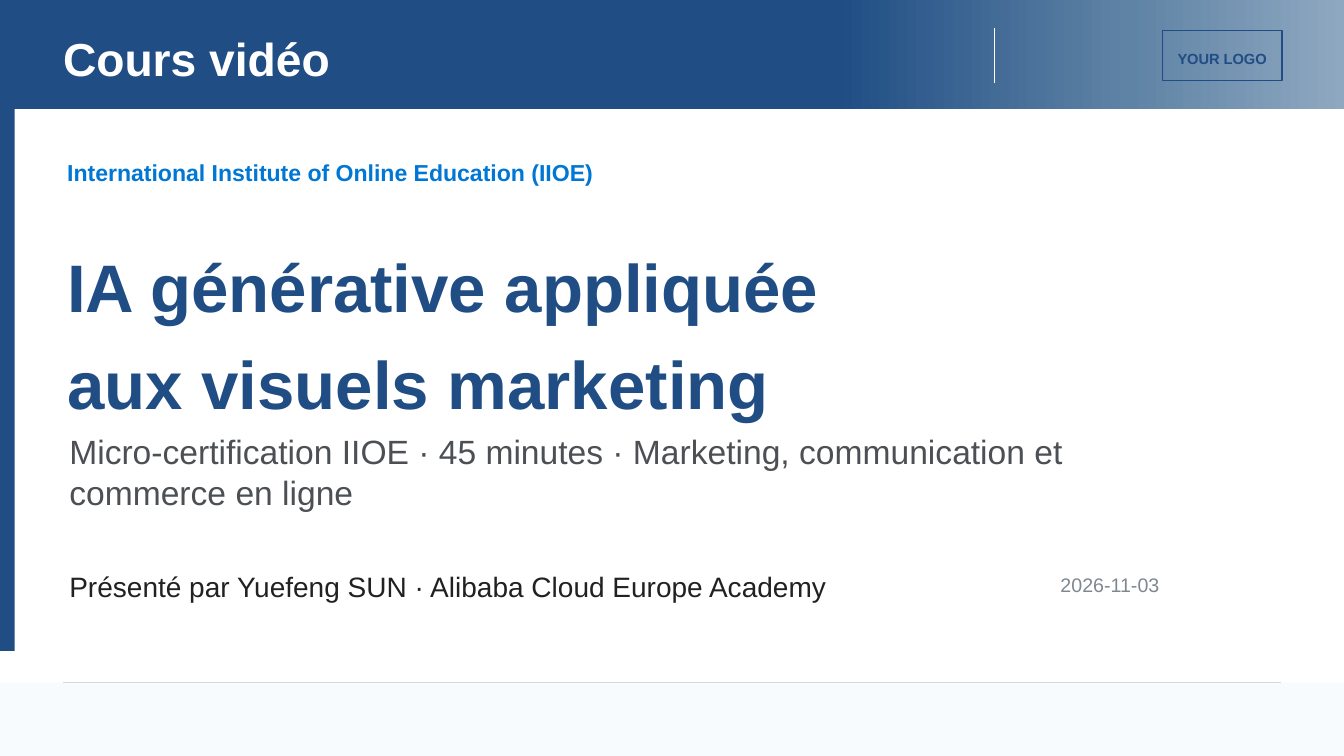
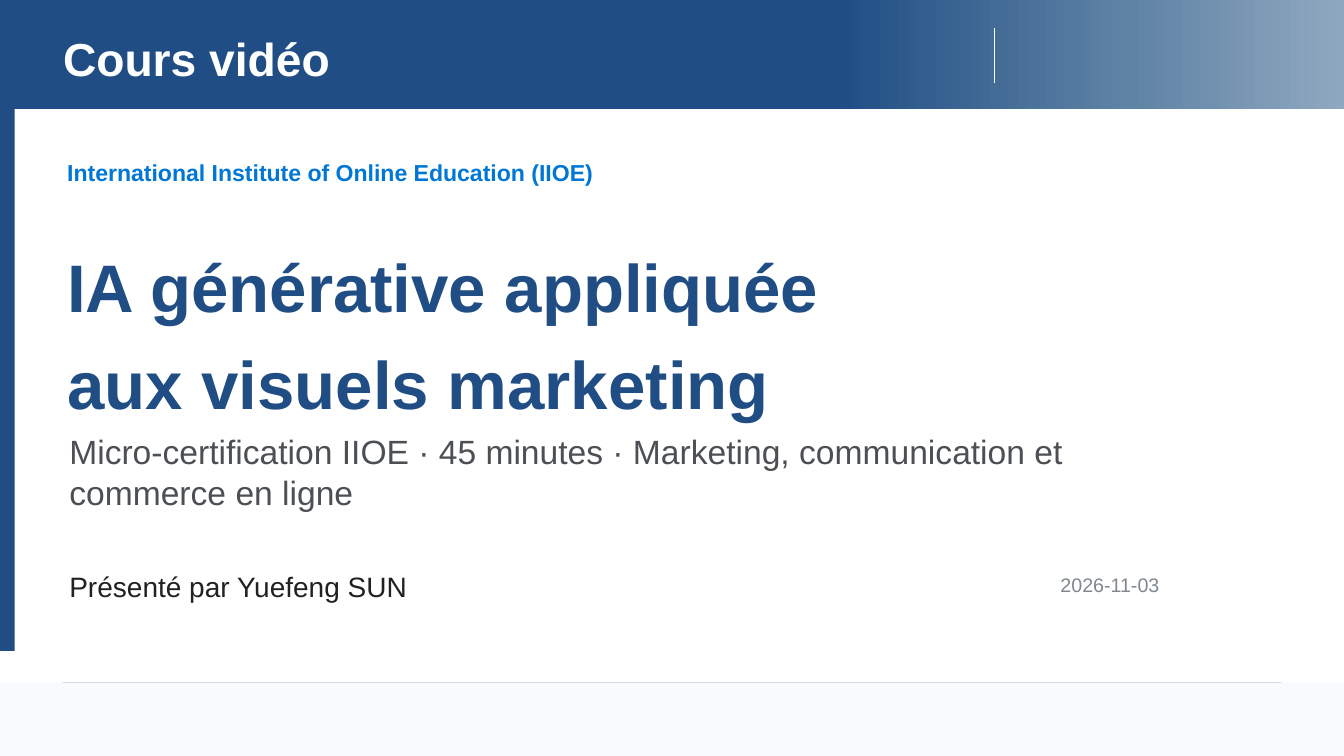
Before and after one commit to Joel-SUN/IIOE, a slide deck: slide 1 of Formation-IA-Images-Videos-Marketing/build/UNESCO_AI_Image_Video_Course_FR.pptx. Drawn at 1344x756 pixels with LibreOffice and Linux fonts; fonts in the diff are those of the drawing; background and template pictures are left out. Boxes give left, top, right and bottom in pixels: in the first picture for what was removed or moved away, otherwise in the second. Text is boxed around its words. In the diff, an @@ line names an element or a change of style, - is before the commit and + after.

```diff
--- a/Formation-IA-Images-Videos-Marketing/build/UNESCO_AI_Image_Video_Course_FR.pptx
+++ b/Formation-IA-Images-Videos-Marketing/build/UNESCO_AI_Image_Video_Course_FR.pptx
@@ rectangle removed at box(1163, 30, 1282, 81) @@
@@ text removed at box(1178, 54, 1267, 64) @@
-YOUR LOGO
@@ text at box(69, 576, 407, 602): text changed @@
-Présenté par Yuefeng SUN · Alibaba Cloud Europe Academy
+Présenté par Yuefeng SUN
```
Also in this commit, not shown: 17 other slides changed, 12 other files.
